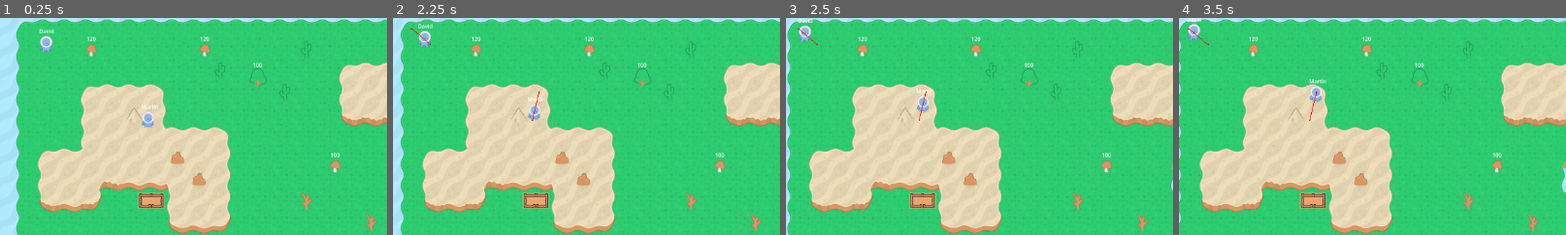
Above: before the commit, frames 1-4 (left to right).
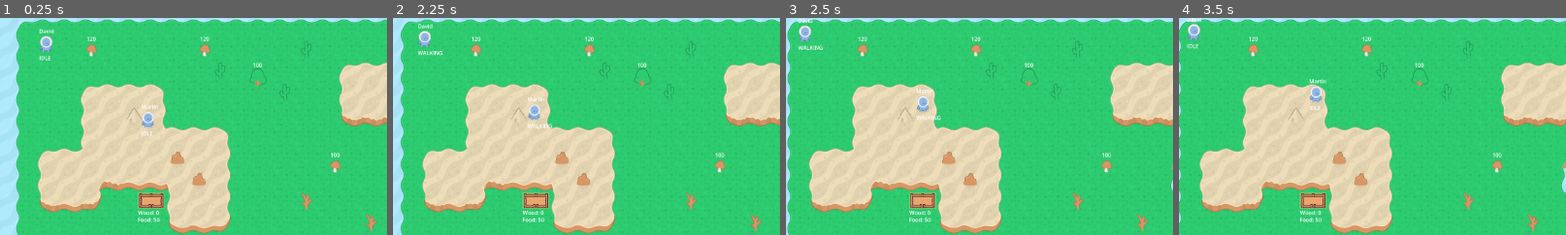
Above: after the commit, the same moments.

Repository: n3jk0/Carrier-village
Game: Godot game, scene res://game.tscn
Two runs of this game, one before a commit and one after it. Both use one fixed random seed, a clock stepped at 60 frames per second and the inputs below.
Inputs (mouse positions are % of the whole screen's width and height, from its top left):
- Up to frame 1 (0.25 s): no input
- Up to frame 2 (2.25 s): tap Enter at 0.5, 2 s; drag from (7, 69) to (34, 17) at 0.52 s; tap Space at 1.25 s; drag from (10, 69) to (34, 17) at 1.27 s; move the mouse to (10, 77) at 2.02 s; tap Right (camera_right) at 2.1 s; click (10, 77) at 2.17 s
- Up to frame 3 (2.5 s): no input
- Up to frame 4 (3.5 s): drag from (32, 17) to (8, 69) at 2.77 s
The pictures show only the part of the screen within x 1-51%, y 3-53%; the shares and areas given below are measured in that part.

The runs differ from the first frame. In frame 1, 0.2% of the frame differs, in the area x 10-42%, y 17-95%; in frame 2, 0.4%; in frame 3, 0.4%, in the area x 3-41%, y 4-95%; in frame 4, 0.3%.

Commit message:
Implement logging system, extend villager resource logic, and improve base and resource handling

Diff:
--- /dev/null
+++ b/building/base/base.gd
@@ -0,0 +1,32 @@
+extends Area2D
+class_name Base
+
+var food_resources: int = 50
+var wood_resources: int = 0
+var stone_resources: int = 0
+
+func _ready():
+	$WoodLabel.text = "Wood: " + str(wood_resources)
+	$FoodLabel.text = "Food: " + str(food_resources)
+
+
+func _on_resource_returned(type: Global.ResourceType, amount: int) -> void:
+	match type:
+		Global.ResourceType.FOOD:
+			food_resources += amount
+		Global.ResourceType.WOOD:
+			wood_resources += amount
+		Global.ResourceType.STONE:
+			stone_resources += amount
+
+	Log.info("Resource returned: ", Global.ResourceType.keys()[type], " x", amount)
+	_reload_labels()
+
+func _reload_labels() -> void:
+	$WoodLabel.text = "Wood: " + str(wood_resources)
+	$FoodLabel.text = "Food: " + str(food_resources)
+
+
+func _on_food_timer_timeout() -> void:
+	food_resources -= Global.num_villagers
+	_reload_labels()
--- a/building/base/base.tscn
+++ b/building/base/base.tscn
@@ -1,5 +1,6 @@
 [gd_scene format=3 uid="uid://lofdcmgwb8ag"]
 
+[ext_resource type="Script" uid="uid://bxnqoycev28dr" path="res://building/base/base.gd" id="1_8g2n2"]
 [ext_resource type="Texture2D" uid="uid://ba1je1kahlj70" path="res://building/base/tile_0013.png" id="1_j0i0j"]
 [ext_resource type="Texture2D" uid="uid://cdn8bumbb4xj7" path="res://building/base/tile_0014.png" id="2_8g2n2"]
 [ext_resource type="Texture2D" uid="uid://dtqo52rjxwt4b" path="res://building/base/tile_0024.png" id="3_fmx51"]
@@ -22,7 +23,10 @@
 [sub_resource type="RectangleShape2D" id="RectangleShape2D_fnt2n"]
 size = Vector2(55, 24)
 
-[node name="Base" type="Area2D" unique_id=753709565]
+[node name="Base" type="Area2D" unique_id=753709565 groups=["base"]]
+collision_layer = 4
+collision_mask = 2
+script = ExtResource("1_8g2n2")
 
 [node name="Tiles" type="Node2D" parent="." unique_id=948574659]
 
@@ -137,3 +141,23 @@
 [node name="CollisionShape2D" type="CollisionShape2D" parent="." unique_id=965120974]
 position = Vector2(39.5, 24)
 shape = SubResource("RectangleShape2D_fnt2n")
+
+[node name="WoodLabel" type="Label" parent="." unique_id=1056600680]
+offset_left = 1.0
+offset_top = 48.0
+offset_right = 51.0
+offset_bottom = 71.0
+text = "Wood:"
+
+[node name="FoodLabel" type="Label" parent="." unique_id=827812843]
+offset_top = 69.0
+offset_right = 47.0
+offset_bottom = 92.0
+text = "Food: "
+
+[node name="FoodTimer" type="Timer" parent="." unique_id=37598488]
+wait_time = 15.0
+autostart = true
+
+[connection signal="body_entered" from="." to="." method="_on_body_entered"]
+[connection signal="timeout" from="FoodTimer" to="." method="_on_food_timer_timeout"]
--- a/common/global.gd
+++ b/common/global.gd
@@ -1,6 +1,6 @@
 extends Node
 
-enum ResourceType { FOOD, WOOD, STONE }
+enum ResourceType { NONE, FOOD, WOOD, STONE }
 enum VillagerState { IDLE, DRAGGING, WALKING, WORKING, RETURNING_TO_BASE }
 enum TaskType { NONE, GATHER_FOOD, GATHER_WOOD, GATHER_STONE, BUILD, RETURNING_RESOURCE }
 
@@ -10,3 +10,6 @@
 		if VillagerState[enum_name] == value:
 			return enum_name
 	return "UNKNOWN"
+
+@export var base_position: Vector2 = Vector2(455.0, 475.0)
+@export var num_villagers: int = 0
--- /dev/null
+++ b/common/logger/logger.gd
@@ -0,0 +1,54 @@
+extends Node
+
+enum Level {
+	DEBUG,
+	INFO,
+	WARN,
+	ERROR
+}
+
+@export var minimum_level: Level = Level.INFO
+
+func debug(...args: Array) -> void:
+	_log(Level.DEBUG, args)
+
+
+func info(...args: Array) -> void:
+	_log(Level.INFO, args)
+
+
+func warn(...args: Array) -> void:
+	_log(Level.WARN, args)
+
+
+func error(...args: Array) -> void:
+	_log(Level.ERROR, args)
+
+
+func _log(level: Level, args: Array) -> void:
+	if level < minimum_level:
+		return
+
+	var level_name: String = str(Level.keys()[level])
+	var timestamp: String = Time.get_datetime_string_from_system()
+	var message: String = _join_args(args)
+	var formatted_message: String = "[%s] [%s] %s" % [timestamp, level_name, message]
+
+	match level:
+		Level.DEBUG:
+			print(formatted_message)
+		Level.INFO:
+			print(formatted_message)
+		Level.WARN:
+			push_warning(formatted_message)
+		Level.ERROR:
+			push_error(formatted_message)
+
+
+func _join_args(args: Array) -> String:
+	var parts: Array[String] = []
+
+	for arg in args:
+		parts.append(str(arg))
+
+	return "".join(parts)
--- a/common/state/returning_to_base_state.gd
+++ b/common/state/returning_to_base_state.gd
@@ -1,5 +1,42 @@
 extends State
 class_name ReturningToBaseState
 
+signal resource_returned(type: Global.ResourceType, amount: int)
+
 func get_state_enum() -> Global.VillagerState:
 	return Global.VillagerState.RETURNING_TO_BASE
+
+func enter() -> void:
+	super.enter()
+
+	var base: Area2D = get_tree().get_first_node_in_group("base")
+	if base and not resource_returned.is_connected(base._on_resource_returned):
+		resource_returned.connect(base._on_resource_returned)
+
+
+func exit() -> void:
+	var base: Area2D = get_tree().get_first_node_in_group("base")
+
+	if base and resource_returned.is_connected(base._on_resource_returned):
+		resource_returned.disconnect(base._on_resource_returned)
+
+	var villager: Villager = state_machine.character
+	if villager:
+		villager.task = Global.TaskType.NONE
+		villager.harvested_amount = 0
+		villager.resource_type = Global.ResourceType.NONE
+
+
+func physics_update(delta: float) -> void:
+	if state_machine.character:
+		var villager: Villager = state_machine.character
+
+		if villager.is_dragging:
+			state_machine.change_state(Global.VillagerState.DRAGGING)
+			return
+
+		if villager.navigation_agent.is_navigation_finished():
+			resource_returned.emit(villager.resource_type, villager.harvested_amount)
+			state_machine.change_state(Global.VillagerState.IDLE)
+
+		villager.move(delta)
--- a/common/state/state.gd
+++ b/common/state/state.gd
@@ -6,7 +6,7 @@
 @abstract func get_state_enum() -> Global.VillagerState
 
 func enter() -> void:
-	print("Entering ", Global.get_state_enum_name(get_state_enum()))
+	Log.debug("Entering ", Global.get_state_enum_name(get_state_enum()))
 	pass
 
 func exit() -> void:
--- a/common/state/working_state.gd
+++ b/common/state/working_state.gd
@@ -9,4 +9,29 @@
 	if state_machine.character:
 		var villager: Villager = state_machine.character
 		if villager.target_spot:
+			if not villager.target_spot.resource_harvested.is_connected(_on_resource_harvested):
+				villager.target_spot.resource_harvested.connect(_on_resource_harvested)
+
 			villager.target_spot.start_harvest()
+
+
+func exit() -> void:
+	if state_machine.character:
+		var villager: Villager = state_machine.character
+		if villager.target_spot:
+			if villager.target_spot.resource_harvested.is_connected(_on_resource_harvested):
+				villager.target_spot.resource_harvested.disconnect(_on_resource_harvested)
+
+
+func _on_resource_harvested(type: Global.ResourceType, amount: int) -> void:
+	Log.info("WorkingState received harvest: ", Global.ResourceType.keys()[type], " x", amount)
+
+	# Later you can store this on the villager, for example:
+	var villager: Villager = state_machine.character
+	if villager:
+		villager.set_target(Global.base_position)
+		villager.harvested_amount = amount
+		villager.resource_type = type
+		villager.task = Global.TaskType.RETURNING_RESOURCE
+
+	state_machine.change_state(Global.VillagerState.RETURNING_TO_BASE)
--- a/map/simple/map_simple.tscn
+++ b/map/simple/map_simple.tscn
@@ -1364,53 +1364,59 @@
 position = Vector2(147, 769)
 current_amount = 150
 harvest_amount = 10
-resource_type = 1
+resource_type = 2
 
 [node name="WoodSpot2" parent="WoodSpots" unique_id=1845184354 instance=ExtResource("2_3oteh")]
 position = Vector2(218, 769)
-resource_type = 1
+resource_type = 2
 
 [node name="WoodSpot3" parent="WoodSpots" unique_id=1099231924 instance=ExtResource("2_3oteh")]
 position = Vector2(217, 877)
-resource_type = 1
+resource_type = 2
 
 [node name="WoodSpot4" parent="WoodSpots" unique_id=1447842146 instance=ExtResource("2_3oteh")]
 position = Vector2(764, 91)
-resource_type = 1
+resource_type = 2
 
 [node name="WoodSpot5" parent="WoodSpots" unique_id=66876929 instance=ExtResource("2_3oteh")]
 position = Vector2(816, 611)
-resource_type = 1
+resource_type = 2
 
 [node name="WoodSpot6" parent="WoodSpots" unique_id=1726546069 instance=ExtResource("2_3oteh")]
 position = Vector2(1706, 1303)
-resource_type = 1
+resource_type = 2
 
 [node name="WoodSpot7" parent="WoodSpots" unique_id=1674084604 instance=ExtResource("2_3oteh")]
 position = Vector2(2056, 845)
-resource_type = 1
+resource_type = 2
 
 [node name="FoodSpots" type="Node" parent="." unique_id=812787856]
 
 [node name="FoodSpot" parent="FoodSpots" unique_id=1218335561 instance=ExtResource("3_ubk3n")]
 position = Vector2(270, 13)
 current_amount = 120
+resource_type = 1
 
 [node name="FoodSpot2" parent="FoodSpots" unique_id=934365960 instance=ExtResource("3_ubk3n")]
 position = Vector2(607, 13)
 current_amount = 120
+resource_type = 1
 
 [node name="FoodSpot3" parent="FoodSpots" unique_id=51045404 instance=ExtResource("3_ubk3n")]
 position = Vector2(995, 359)
+resource_type = 1
 
 [node name="FoodSpot4" parent="FoodSpots" unique_id=1385026582 instance=ExtResource("3_ubk3n")]
 position = Vector2(1520, 1243)
+resource_type = 1
 
 [node name="FoodSpot5" parent="FoodSpots" unique_id=747330187 instance=ExtResource("3_ubk3n")]
 position = Vector2(1520, 1243)
+resource_type = 1
 
 [node name="FoodSpot6" parent="FoodSpots" unique_id=602441357 instance=ExtResource("3_ubk3n")]
 position = Vector2(1571, 261)
+resource_type = 1
 
 [node name="Base" parent="." unique_id=753709565 instance=ExtResource("4_7blvk")]
 position = Vector2(427, 453)
--- a/project.godot
+++ b/project.godot
@@ -18,6 +18,7 @@
 [autoload]
 
 Global="*uid://bb0rmc6224gm5"
+Log="*uid://8m4m5v1njdql"
 
 [input]
 
@@ -46,6 +47,13 @@
 ]
 }
 
+[layer_names]
+
+2d_physics/layer_1="Terrain"
+2d_physics/layer_2="Player"
+2d_physics/layer_3="Resource_spot"
+2d_physics/layer_4="Building"
+
 [physics]
 
 3d/physics_engine="Jolt Physics"
--- a/resource/resource_spot.gd
+++ b/resource/resource_spot.gd
@@ -12,11 +12,15 @@
 	resetLabel()
 
 func start_harvest():
-	print("Starting harvest")
+	Log.debug("Starting harvest")
 	$HarvestTimer.start(harvest_time)
 
-func _on_timer_timeout():
-#	TODO: Have to somehow change villager state after harvest is complete
+func _on_timer_timeout() -> void:
+	if (current_amount < harvest_amount):
+		Log.info("Not enough resources")
+		resource_harvested.emit(resource_type, 0)
+		return
+
 	current_amount -= harvest_amount
 	resetLabel()
 	resource_harvested.emit(resource_type, harvest_amount)
--- a/resource/resource_spot.tscn
+++ b/resource/resource_spot.tscn
@@ -6,6 +6,8 @@
 size = Vector2(58, 60)
 
 [node name="ResourceSpot" type="Area2D" unique_id=1218335561]
+collision_layer = 4
+collision_mask = 2
 script = ExtResource("1_wu86g")
 
 [node name="CollisionShape2D" type="CollisionShape2D" parent="." unique_id=1251014507]
--- a/resource/wood/wood_spot.gd
+++ b/resource/wood/wood_spot.gd
@@ -12,5 +12,4 @@
 
 func _on_resource_harvested(type: Global.ResourceType, amount: int) -> void:
 	var type_name = Global.ResourceType.keys()[type]
-	print(type_name, " hervested: ", amount)
-	print("Current amount: ", current_amount)
+	Log.info(type_name, " hervested: ", amount)
--- a/resource/wood/wood_spot.tscn
+++ b/resource/wood/wood_spot.tscn
@@ -6,6 +6,7 @@
 
 [node name="WoodSpot" unique_id=1218335561 instance=ExtResource("2_1ft4l")]
 script = ExtResource("1_3frv1")
+resource_type = 2
 
 [node name="TreeSprite" type="Sprite2D" parent="." index="3" unique_id=551982488]
 position = Vector2(20, 20)
--- a/worker/villager/state_machine.gd
+++ b/worker/villager/state_machine.gd
@@ -9,7 +9,7 @@
 
 func _ready() -> void:
 	if not character:
-		print("Vharacter not set. Use parent node instead.")
+		Log.info("Vharacter not set. Use parent node instead.")
 		character = get_parent()
 
 	for child in get_children():
@@ -23,6 +23,7 @@
 func _process(delta: float) -> void:
 	if current_state:
 		current_state.update(delta)
+		character.set_status_label(Global.get_state_enum_name(current_state.get_state_enum()))
 
 func _physics_process(delta: float) -> void:
 	if current_state:
--- a/worker/villager/villager.gd
+++ b/worker/villager/villager.gd
@@ -3,6 +3,8 @@
 
 @onready var navigation_agent: NavigationAgent2D = $NavigationAgent2D
 @export var task: Global.TaskType = Global.TaskType.NONE
+@export var resource_type: Global.ResourceType
+@export var harvested_amount: int = 0
 const speed: int = 100
 const villagerNames: Array = ["Joe", "Ben", "Jacob", "Martin", "David"]
 var villagerName: String
@@ -12,7 +14,8 @@
 
 func _ready() -> void:
 	villagerName = villagerNames.pick_random()
-	$Label.text = villagerName
+	$NameLabel.text = villagerName
+	Global.num_villagers += 1
 
 
 func _input(event: InputEvent) -> void:
@@ -25,12 +28,12 @@
 			var closest_point: Vector2 = NavigationServer2D.map_get_closest_point(map, global_position)
 
 			if global_position.distance_to(closest_point) > 1.0:
-				print("Dropped outside navigation region. Snapping to closest point.")
+				Log.info("Dropped outside navigation region. Snapping to closest point.")
 				global_position = closest_point
 
 			_check_for_resource_spot()
 
-			print("Dropped ", villagerName)
+			Log.debug("Dropped ", villagerName)
 
 
 func _check_for_resource_spot() -> void:
@@ -55,7 +58,7 @@
 				Global.ResourceType.STONE:
 					task = Global.TaskType.GATHER_STONE
 
-			print("Villager ", villagerName, " assigned task: ", Global.TaskType.keys()[task], " at ", target_spot.name)
+			Log.info("Villager ", villagerName, " assigned task: ", Global.TaskType.keys()[task], " at ", target_spot.name)
 			return
 
 
@@ -69,7 +72,7 @@
 
 
 func set_target(target_position: Vector2) -> void:
-	print("Target: ", target_position)
+	Log.debug("Target: ", target_position)
 	navigation_agent.target_position = target_position
 
 
@@ -92,7 +95,7 @@
 	if event is InputEventMouseButton and event.button_index == MOUSE_BUTTON_LEFT:
 		if event.pressed:
 			is_dragging = true
-			print("Selected character and started dragging!")
+			Log.debug("Selected character and started dragging!")
 			# Optional: Reset navigation when picking up
 			velocity = Vector2.ZERO
 			clear_target()
@@ -103,3 +106,6 @@
 	navigation_agent.target_position = global_position
 	target_spot = null
 	task = Global.TaskType.NONE
+
+func set_status_label(status: String) -> void:
+	$StateLabel.text = status
--- a/worker/villager/villager.tscn
+++ b/worker/villager/villager.tscn
@@ -7,13 +7,15 @@
 [ext_resource type="Script" uid="uid://cp8dg7du15ud1" path="res://common/state/dragging_state.gd" id="6_nucm0"]
 [ext_resource type="Script" uid="uid://da7kncubpcegy" path="res://common/state/walking_state.gd" id="6_xlb73"]
 [ext_resource type="Script" uid="uid://cp4ki06t1ts02" path="res://common/state/working_state.gd" id="7_levrt"]
-[ext_resource type="Script" path="res://common/state/returning_to_base_state.gd" id="8_3hye3"]
+[ext_resource type="Script" uid="uid://csbraqbxg3mrf" path="res://common/state/returning_to_base_state.gd" id="8_3hye3"]
 
 [sub_resource type="CapsuleShape2D" id="CapsuleShape2D_rylna"]
 radius = 12.0
 height = 44.0
 
 [node name="Villager" type="CharacterBody2D" unique_id=742301583]
+collision_layer = 2
+collision_mask = 13
 input_pickable = true
 script = ExtResource("1_rylna")
 
@@ -24,14 +26,19 @@
 shape = SubResource("CapsuleShape2D_rylna")
 
 [node name="NavigationAgent2D" type="NavigationAgent2D" parent="." unique_id=376819715]
-debug_enabled = true
 
-[node name="Label" type="Label" parent="." unique_id=1470136845]
+[node name="NameLabel" type="Label" parent="." unique_id=1470136845]
 offset_left = -20.0
 offset_top = -52.0
 offset_right = 20.0
 offset_bottom = -29.0
 horizontal_alignment = 1
+
+[node name="StateLabel" type="Label" parent="." unique_id=1635976517]
+offset_left = -20.0
+offset_top = 28.0
+offset_right = 20.0
+offset_bottom = 51.0
 
 [node name="StateMachine" type="Node" parent="." unique_id=1604054219 node_paths=PackedStringArray("character", "initial_state")]
 script = ExtResource("3_4nyfk")
Not shown, added: building/base/base.gd.uid
Not shown, added: common/logger/logger.gd.uid
